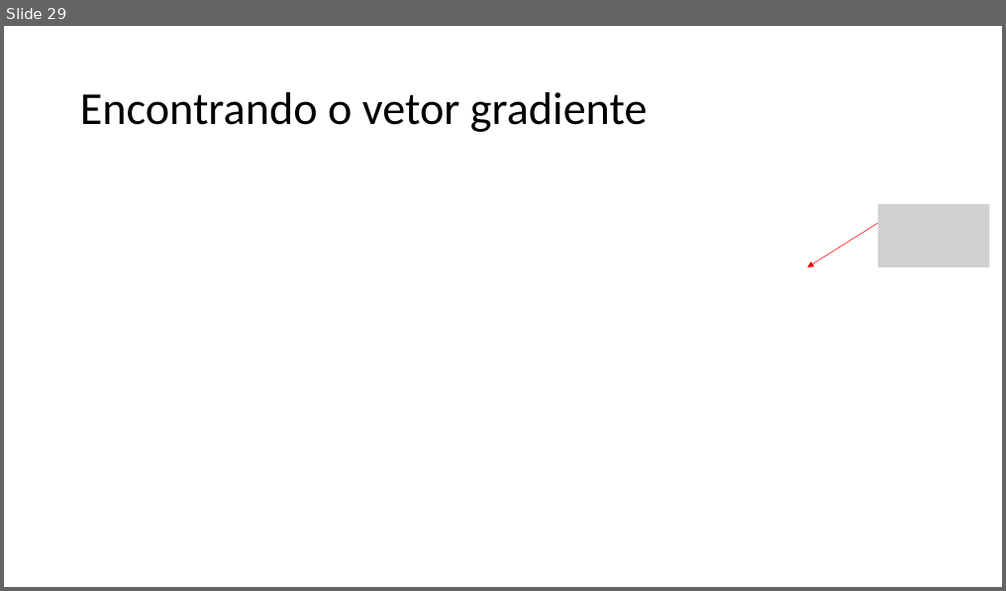
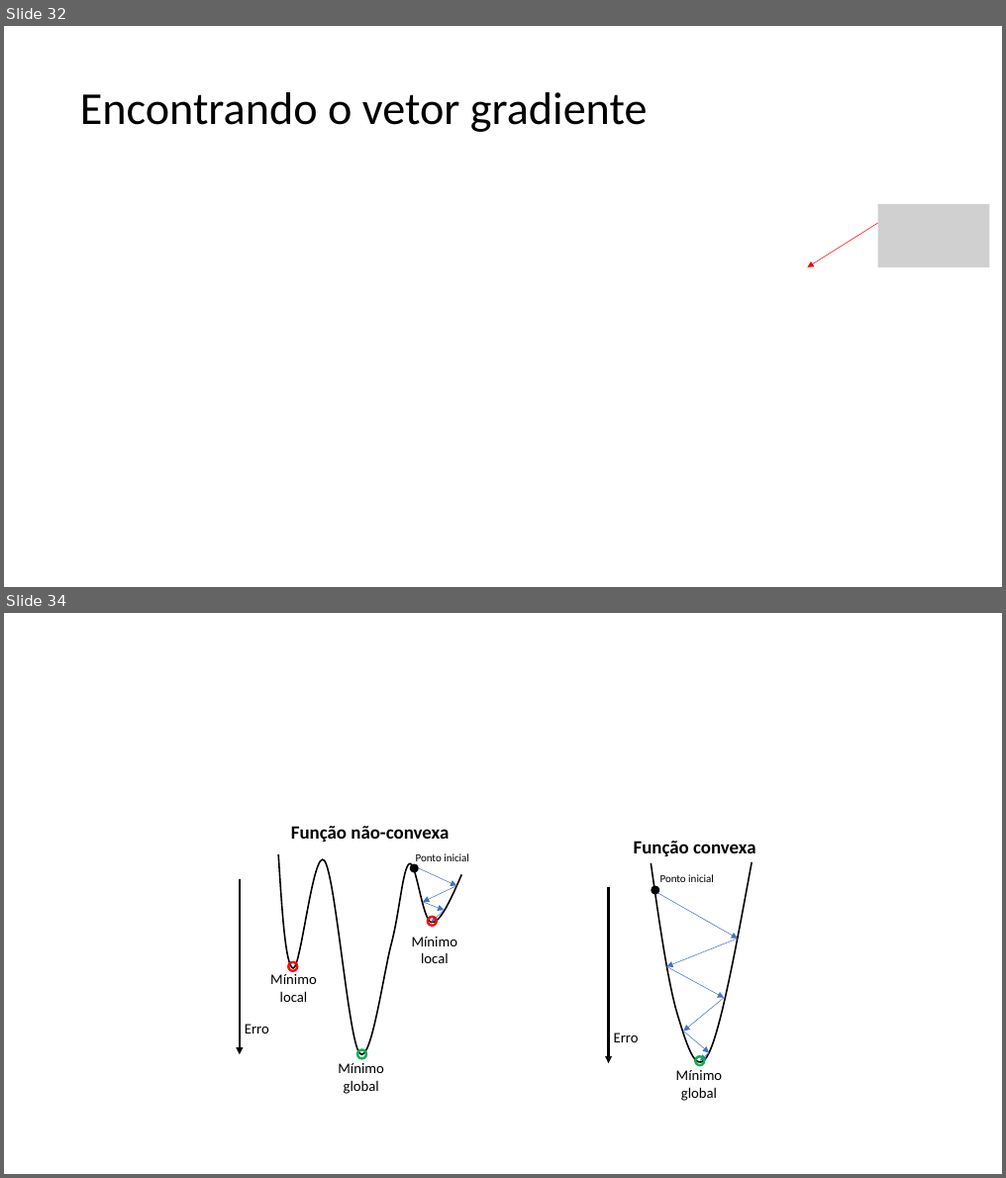
Before and after one commit to zz4fap/t320_aprendizado_de_maquina, a slide deck: slides/T320_Classificação (Parte III).pptx. Shown one above the other, each under a label of ours: slide 29 before the commit, slides 32 and 34 after it; the slides between them are not shown. The pictures are 1006x591 and 1006x1178 pixels, drawn with LibreOffice and Linux fonts; fonts in the diff are those of the drawing; grey boxes stand for pictures. Boxes give left, top, right and bottom in pixels: in the first picture for what was removed or moved away, otherwise in the second. Text is boxed around its words. In the diff, an @@ line names an element or a change of style, - is before the commit and + after.

```diff
--- a/slides/T320_Classificação (Parte III).pptx
+++ b/slides/T320_Classificação (Parte III).pptx
@@ slide 34 added at (4, 613, 1002, 1174), background #FFFFFF @@
@@ group added at (240, 826, 469, 1094): 6 texts, 5 arrows, 4 ellipses, 1 freeform shape @@
+Erro
+Mínimo local
+Mínimo local
+Função não-convexa
+Ponto inicial
+Mínimo global
@@ group added at (609, 841, 756, 1101): 7 arrows, 4 texts, 2 ellipses, 1 freeform shape @@
+Mínimo global
+Função convexa
+Ponto inicial
+Erro
@@ what was slide 29 is now slide 32 @@
```
Also in this commit, not shown: 6 slides changed, 5 other slides added, 1 slide removed, 5 other files.
